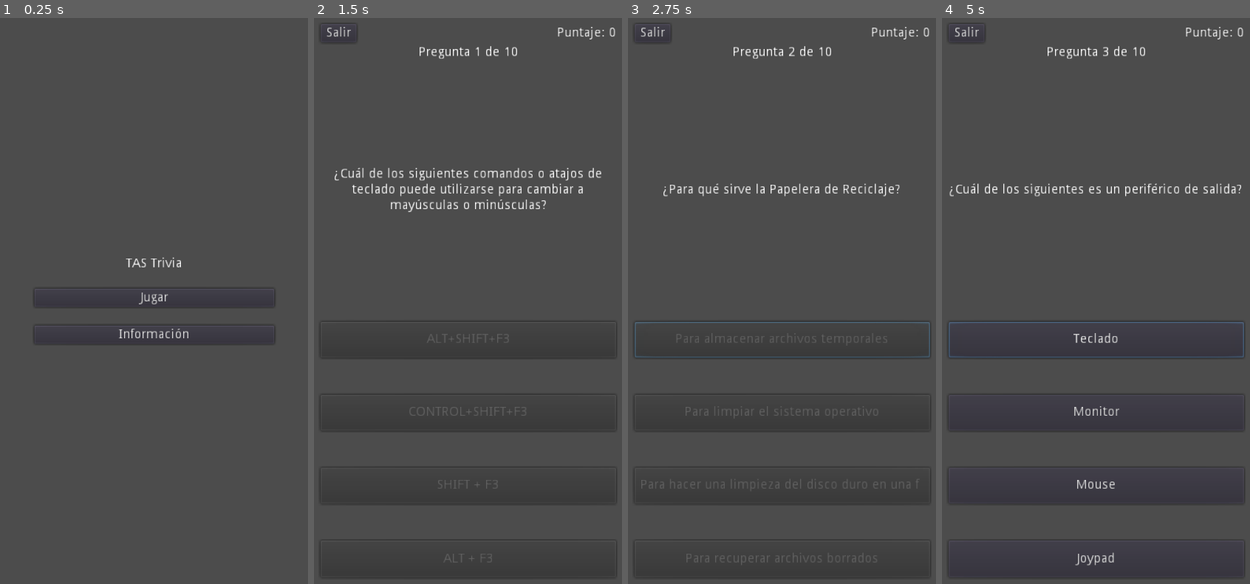
Above: before the commit, frames 1-4 (left to right).
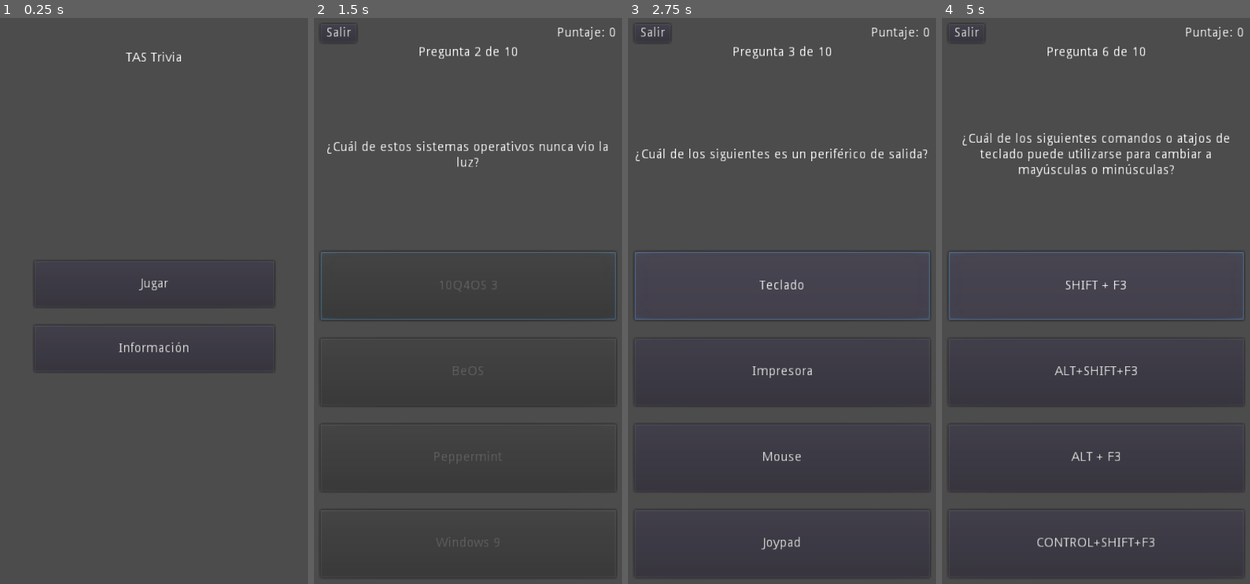
Above: after the commit, the same moments.

Repository: alejandrotolaba/TASTrivia
Game: Godot game, scene res://scenes/MainMenu.tscn
The game is run twice, just before and just after one commit, with the same random seed, the same clock (stepped at 60 frames per second) and the same inputs.
Inputs (mouse positions are in pixels of both pictures, inside the frame that each line leads up to):
- Up to frame 1 (0.25 s): no input
- Up to frame 2 (1.5 s): click "Jugar" at 0.5 s; click (468, 284) at 1.25 s, where only the run after the commit has a clickable "Impresora"
- Up to frame 3 (2.75 s): click "ALT+SHIFT+F3" (after the commit: "10Q4OS 3") at 2 s
- Up to frame 4 (5 s): click (1096, 284) at 2.75 s, where only the run after the commit has a clickable "Teclado"; click "Para almacenar archivos tempo…" (after the commit: "Firmaware") at 3.5 s; click (1096, 284) at 4.25 s, where only the run after the commit has a clickable "butt"

The runs differ from the first frame. In frame 1, 0.8% of the frame differs, in the area x 11-90%, y 5-63%; in frame 2, 2.7%; in frame 3, 3.3%; in frame 4, 4.0%, in the area x 1-99%, y 5-97%.

Commit message:
Se ha movido la función cargar_preguntas al singleton manejador junto con las variables de juego

Diff:
--- a/data/preguntas.json
+++ b/data/preguntas.json
@@ -1,4 +1,8 @@
 [
+	{
+		"pregunta": "¿Que son las TICs?",
+		"opciones": ["Tecnologías de la Informacióny las Comunicaciones", "Todo lo Ilustrado Cambia", "Tecnología informática cambiante", "Teoria Informatica Cuántica"]
+	},
 	{
 		"pregunta": "¿Qué significa Wi-Fi?",
 		"opciones": ["Wireless fidelity", "Wiggly fibres", "wireless fings", "windex fiding"]
--- a/scenes/FinJuego.tscn
+++ b/scenes/FinJuego.tscn
@@ -1,6 +1,6 @@
 [gd_scene load_steps=2 format=2]
 
-[ext_resource path="res://scenes/FinJuego.gd" type="Script" id=1]
+[ext_resource path="res://FinJuego.gd" type="Script" id=1]
 
 [node name="Control" type="Control"]
 anchor_right = 1.0
--- a/scenes/Game.tscn
+++ b/scenes/Game.tscn
@@ -47,7 +47,7 @@
 [node name="Pregunta" type="Label" parent="VBoxContainer"]
 margin_top = 42.0
 margin_right = 320.0
-margin_bottom = 319.0
+margin_bottom = 243.0
 size_flags_horizontal = 3
 size_flags_vertical = 3
 text = "¿Pregunta?"
@@ -55,46 +55,49 @@
 valign = 1
 autowrap = true
 
-[node name="Opciones" type="VBoxContainer" parent="VBoxContainer"]
-margin_top = 323.0
+[node name="Opciones" type="GridContainer" parent="VBoxContainer"]
+margin_top = 247.0
 margin_right = 320.0
 margin_bottom = 600.0
 size_flags_horizontal = 3
 size_flags_vertical = 3
-custom_constants/separation = 40
+size_flags_stretch_ratio = 1.75
+custom_constants/vseparation = 20
+custom_constants/hseparation = 20
 
 [node name="Op1" type="Button" parent="VBoxContainer/Opciones"]
 margin_right = 320.0
-margin_bottom = 39.0
+margin_bottom = 74.0
 size_flags_horizontal = 3
 size_flags_vertical = 3
 clip_text = true
 
 [node name="Op2" type="Button" parent="VBoxContainer/Opciones"]
-margin_top = 79.0
+margin_top = 94.0
 margin_right = 320.0
-margin_bottom = 118.0
+margin_bottom = 167.0
 size_flags_horizontal = 3
 size_flags_vertical = 3
 clip_text = true
 
 [node name="Op3" type="Button" parent="VBoxContainer/Opciones"]
-margin_top = 158.0
+margin_top = 187.0
 margin_right = 320.0
-margin_bottom = 197.0
+margin_bottom = 260.0
 size_flags_horizontal = 3
 size_flags_vertical = 3
 clip_text = true
 
 [node name="Op4" type="Button" parent="VBoxContainer/Opciones"]
-margin_top = 237.0
+margin_top = 280.0
 margin_right = 320.0
-margin_bottom = 277.0
+margin_bottom = 353.0
 size_flags_horizontal = 3
 size_flags_vertical = 3
 clip_text = true
 
 [node name="Sleeper" type="Timer" parent="."]
+wait_time = 0.5
 one_shot = true
 
 [connection signal="pressed" from="VBoxContainer/TopContainer/BVolver" to="." method="_on_BVolver_pressed"]
--- a/scenes/MainMenu.tscn
+++ b/scenes/MainMenu.tscn
@@ -18,36 +18,39 @@
 size_flags_vertical = 3
 custom_constants/separation = 20
 
-[node name="SeparatorT" type="Label" parent="VBoxContainer"]
+[node name="Titulo" type="Label" parent="VBoxContainer"]
 margin_right = 260.0
-margin_bottom = 203.0
-size_flags_horizontal = 3
-size_flags_vertical = 3
-
-[node name="Titulo" type="Label" parent="VBoxContainer"]
-margin_top = 223.0
-margin_right = 260.0
-margin_bottom = 237.0
+margin_bottom = 14.0
 size_flags_horizontal = 3
 size_flags_vertical = 1
 text = "TAS Trivia"
 align = 1
 valign = 1
 
+[node name="SeparatorT" type="Label" parent="VBoxContainer"]
+margin_top = 34.0
+margin_right = 260.0
+margin_bottom = 207.0
+size_flags_horizontal = 3
+size_flags_vertical = 3
+
 [node name="BJugar" type="Button" parent="VBoxContainer"]
-margin_top = 257.0
+margin_top = 227.0
 margin_right = 260.0
 margin_bottom = 277.0
+rect_min_size = Vector2( 0, 50 )
+size_flags_horizontal = 3
 text = "Jugar"
 
 [node name="BInfo" type="Button" parent="VBoxContainer"]
 margin_top = 297.0
 margin_right = 260.0
-margin_bottom = 317.0
+margin_bottom = 347.0
+rect_min_size = Vector2( 0, 50 )
 text = "Información"
 
 [node name="SeparatorB" type="Label" parent="VBoxContainer"]
-margin_top = 337.0
+margin_top = 367.0
 margin_right = 260.0
 margin_bottom = 540.0
 size_flags_horizontal = 3
--- /dev/null
+++ b/scenes/SelJuego.tscn
@@ -0,0 +1,72 @@
+[gd_scene format=2]
+
+[node name="Control" type="Control"]
+anchor_right = 1.0
+anchor_bottom = 1.0
+
+[node name="VBoxContainer" type="VBoxContainer" parent="."]
+anchor_right = 1.0
+anchor_bottom = 1.0
+margin_left = 20.0
+margin_top = 20.0
+margin_right = -20.0
+margin_bottom = -20.0
+custom_constants/separation = 20
+
+[node name="Titulo" type="Label" parent="VBoxContainer"]
+margin_right = 320.0
+margin_bottom = 14.0
+text = "TAS Trivia"
+align = 1
+valign = 1
+
+[node name="Label" type="Label" parent="VBoxContainer"]
+margin_top = 34.0
+margin_right = 320.0
+margin_bottom = 209.0
+size_flags_horizontal = 3
+size_flags_vertical = 3
+text = "Seleccione modo de Juego"
+align = 1
+valign = 1
+
+[node name="GridContainer" type="GridContainer" parent="VBoxContainer"]
+margin_top = 229.0
+margin_right = 320.0
+margin_bottom = 404.0
+size_flags_horizontal = 3
+size_flags_vertical = 3
+custom_constants/vseparation = 20
+custom_constants/hseparation = 20
+
+[node name="Facil" type="Button" parent="VBoxContainer/GridContainer"]
+margin_right = 320.0
+margin_bottom = 45.0
+size_flags_horizontal = 3
+size_flags_vertical = 3
+text = "Facil"
+
+[node name="TAS" type="Button" parent="VBoxContainer/GridContainer"]
+margin_top = 65.0
+margin_right = 320.0
+margin_bottom = 110.0
+size_flags_horizontal = 3
+size_flags_vertical = 3
+text = "TAS"
+
+[node name="Dificil" type="Button" parent="VBoxContainer/GridContainer"]
+margin_top = 130.0
+margin_right = 320.0
+margin_bottom = 175.0
+size_flags_horizontal = 3
+size_flags_vertical = 3
+text = "Pro"
+
+[node name="Label2" type="Label" parent="VBoxContainer"]
+margin_top = 424.0
+margin_right = 320.0
+margin_bottom = 600.0
+size_flags_horizontal = 3
+size_flags_vertical = 3
+align = 1
+valign = 1
--- a/scripts/Game.gd
+++ b/scripts/Game.gd
@@ -1,31 +1,7 @@
 extends Control
 
 
-var archivo_preguntas = "res://data/preguntas.json"
-var preguntas = []
-var preguntas_hechas = []
-var total_preguntas = 10
-var pregunta_actual = -1
-
 var rng = RandomNumberGenerator.new()
-
-
-func cargar_preguntas():
-	# Carga el archivo de preguntas JSON
-	var archivo = File.new()
-
-	# Si el archivo no existe mostrar un mensaje y return
-	if not archivo.file_exists(archivo_preguntas):
-		print("El archivo de preguntas no existe")
-		return []
-
-	# Cargar las preguntas en el JSON
-	archivo.open(archivo_preguntas, File.READ)
-	var data = parse_json(archivo.get_as_text())
-	archivo.close()
-
-	# Devuelve la lista de preguntas
-	return data
 
 
 func mostrar_pregunta():
@@ -37,14 +13,14 @@
 
 	# Sortear pregunta
 	while true:
-		pregunta_actual = rng.randi() % len(preguntas)
+		Manejador.pregunta_actual = rng.randi() % len(Manejador.preguntas)
 
 		# Solo elegir preguntas no realizadas anteriormente
-		if not (pregunta_actual in preguntas_hechas):
+		if not (Manejador.pregunta_actual in Manejador.preguntas_hechas):
 			break
 
 	# Mostrar la pregunta en el label correspondiente
-	$VBoxContainer/Pregunta.text = preguntas[pregunta_actual]["pregunta"]
+	$VBoxContainer/Pregunta.text = Manejador.preguntas[Manejador.pregunta_actual]["pregunta"]
 
 	# Mostrar las opciones de respuesta en orden aleatorio
 	var orden_opciones = []
@@ -59,16 +35,16 @@
 			aux = rng.randi() % 4
 
 	# Cambiar el texto de botones por las opciones de respuesta
-	$VBoxContainer/Opciones/Op1.text = preguntas[pregunta_actual]["opciones"][orden_opciones[0]]
-	$VBoxContainer/Opciones/Op2.text = preguntas[pregunta_actual]["opciones"][orden_opciones[1]]
-	$VBoxContainer/Opciones/Op3.text = preguntas[pregunta_actual]["opciones"][orden_opciones[2]]
-	$VBoxContainer/Opciones/Op4.text = preguntas[pregunta_actual]["opciones"][orden_opciones[3]]
+	$VBoxContainer/Opciones/Op1.text = Manejador.preguntas[Manejador.pregunta_actual]["opciones"][orden_opciones[0]]
+	$VBoxContainer/Opciones/Op2.text = Manejador.preguntas[Manejador.pregunta_actual]["opciones"][orden_opciones[1]]
+	$VBoxContainer/Opciones/Op3.text = Manejador.preguntas[Manejador.pregunta_actual]["opciones"][orden_opciones[2]]
+	$VBoxContainer/Opciones/Op4.text = Manejador.preguntas[Manejador.pregunta_actual]["opciones"][orden_opciones[3]]
 
 	# Agregar pregunta actual a la lista de preguntas hechas
-	preguntas_hechas.append(pregunta_actual)
+	Manejador.preguntas_hechas.append(Manejador.pregunta_actual)
 
 	# Actualizar el contador de preguntas realizadas
-	$VBoxContainer/NumPregunta.text = "Pregunta " + str(len(preguntas_hechas)) + " de " + str(total_preguntas)
+	$VBoxContainer/NumPregunta.text = "Pregunta " + str(len(Manejador.preguntas_hechas)) + " de " + str(Manejador.total_preguntas)
 
 	# Iniciar el temporizador para habilitar los botones de opciones
 	$Sleeper.start()
@@ -80,9 +56,10 @@
 
 	Manejador.last_score = 0
 	actualizar_puntaje()
-	preguntas = cargar_preguntas()
 
-	if preguntas == []:
+	Manejador.cargar_preguntas()
+
+	if Manejador.preguntas == []:
 		print("No hay preguntas!")
 		return
 
@@ -109,15 +86,15 @@
 
 	# la respuesta correcta siempre es la primera de la lista en el archivo
 	var sumapuntos = 0
-	if preguntas[pregunta_actual]["opciones"][0] == respuesta:
+	if Manejador.preguntas[Manejador.pregunta_actual]["opciones"][0] == respuesta:
 		print("Correcto")
-		sumapuntos = 100 / total_preguntas
+		sumapuntos = 100 / Manejador.total_preguntas
 	else:
 		print("Incorrecto")
 
 	actualizar_puntaje(sumapuntos)
 
-	if len(preguntas_hechas) == total_preguntas:
+	if len(Manejador.preguntas_hechas) == Manejador.total_preguntas:
 		print("Fin del juego")
 # warning-ignore:return_value_discarded
 		get_tree().change_scene("res://scenes/FinJuego.tscn")
--- a/scripts/MainMenu.gd
+++ b/scripts/MainMenu.gd
@@ -1,9 +1,4 @@
 extends Control
-
-
-func cargar_preguntas():
-	# var archivo_preguntas =
-	pass
 
 
 # Called when the node enters the scene tree for the first time.
--- a/scripts/manejador.gd
+++ b/scripts/manejador.gd
@@ -3,7 +3,30 @@
 
 var last_score = 0
 var high_score = 0
+var preguntas = []
+var total_preguntas = 10
+var preguntas_hechas = []
+var pregunta_actual = -1
+var archivo_preguntas = "res://data/preguntas.json"
 
 
 func _ready():
 	pass
+
+
+func cargar_preguntas():
+	# Carga el archivo de preguntas JSON
+	var archivo = File.new()
+
+	# Si el archivo no existe mostrar un mensaje y return
+	if not archivo.file_exists(archivo_preguntas):
+		print("El archivo de preguntas no existe")
+		return []
+
+	# Cargar las preguntas en el JSON
+	archivo.open(archivo_preguntas, File.READ)
+	var data = parse_json(archivo.get_as_text())
+	archivo.close()
+
+	# Devuelve la lista de preguntas
+	preguntas = data
Renamed: scenes/FinJuego.gd -> FinJuego.gd
